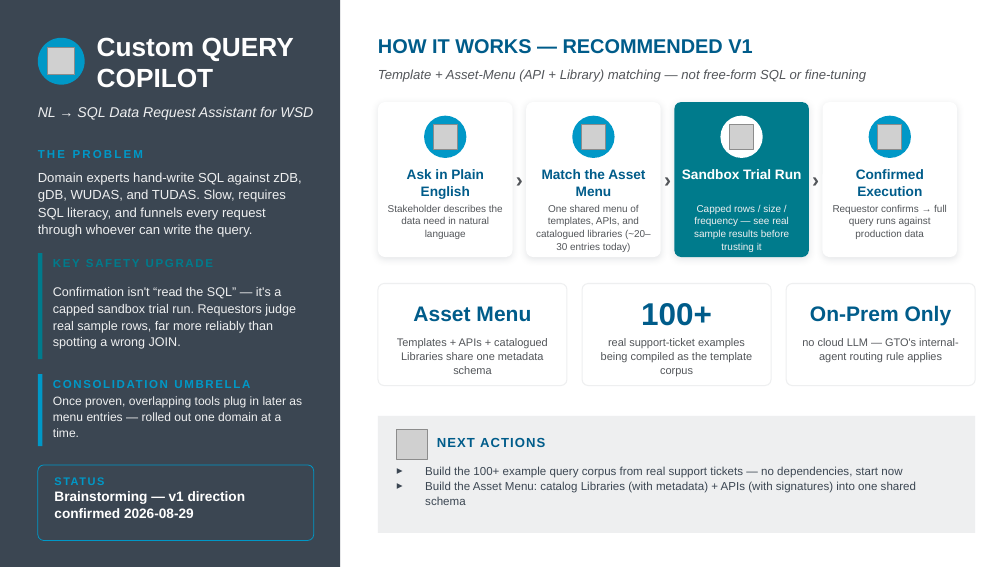
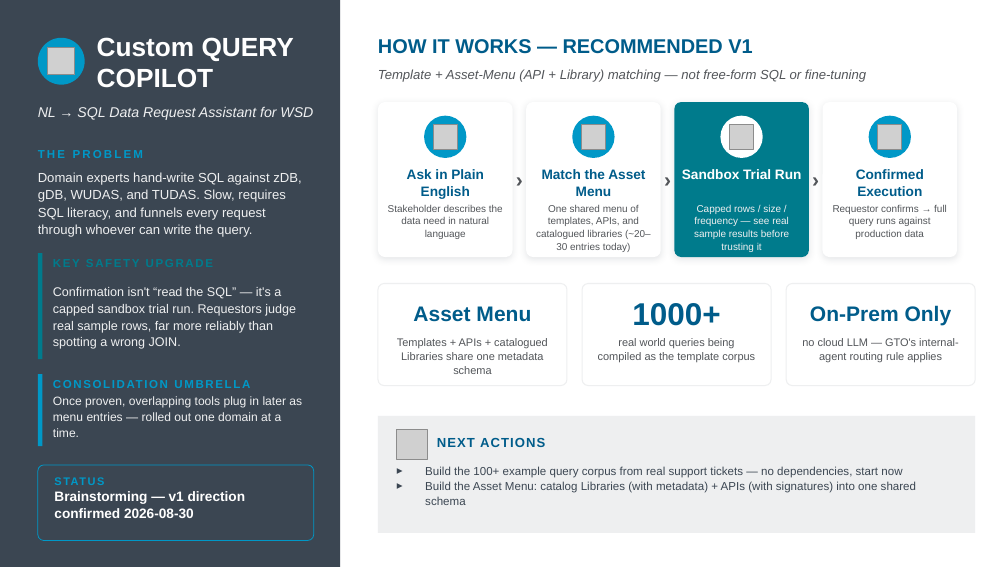
Before and after one commit to lucyloveszoe/hy.cc.job.digitalclone, a slide deck: slide 1 of brainstorm/QueryCopilot_Highlight.pptx. Drawn at 1008x567 pixels with LibreOffice and Linux fonts; fonts in the diff are those of the drawing; grey boxes stand for pictures. Boxes give left, top, right and bottom in pixels: in the first picture for what was removed or moved away, otherwise in the second. Text is boxed around its words. In the diff, an @@ line names an element or a change of style, - is before the commit and + after.

```diff
--- a/brainstorm/QueryCopilot_Highlight.pptx
+++ b/brainstorm/QueryCopilot_Highlight.pptx
@@ text at [632,303,720,326]: text changed @@
-100+
+1000+
@@ text at [598,338,755,362]: text changed @@
-real support-ticket examples being compiled as the template corpus
+real world queries being compiled as the template corpus
@@ text at [54,491,246,518]: text changed @@
-Brainstorming — v1 direction confirmed 2026-08-29
+Brainstorming — v1 direction confirmed 2026-08-30
```
Also in this commit, not shown: 1 slide added, 1 other file.
